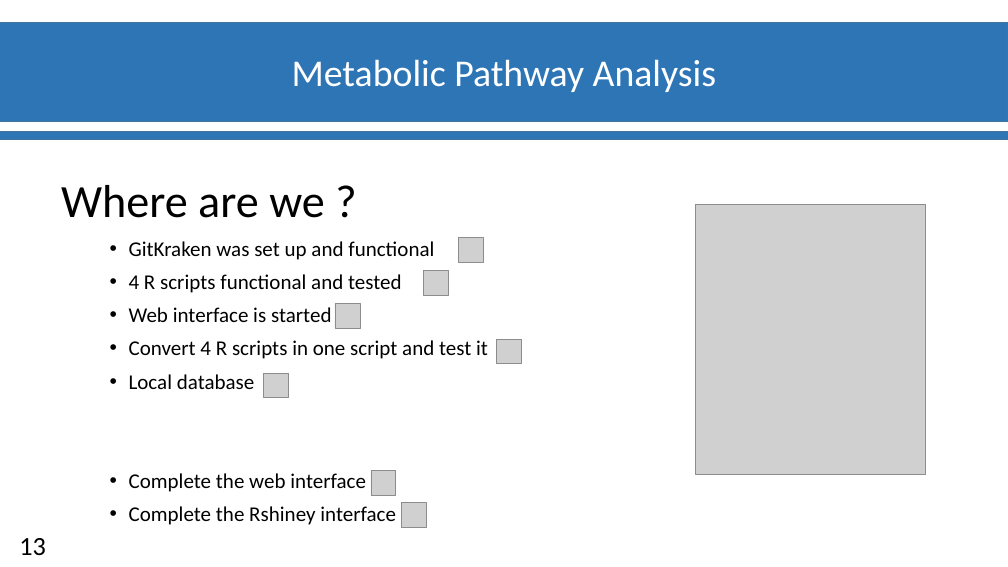
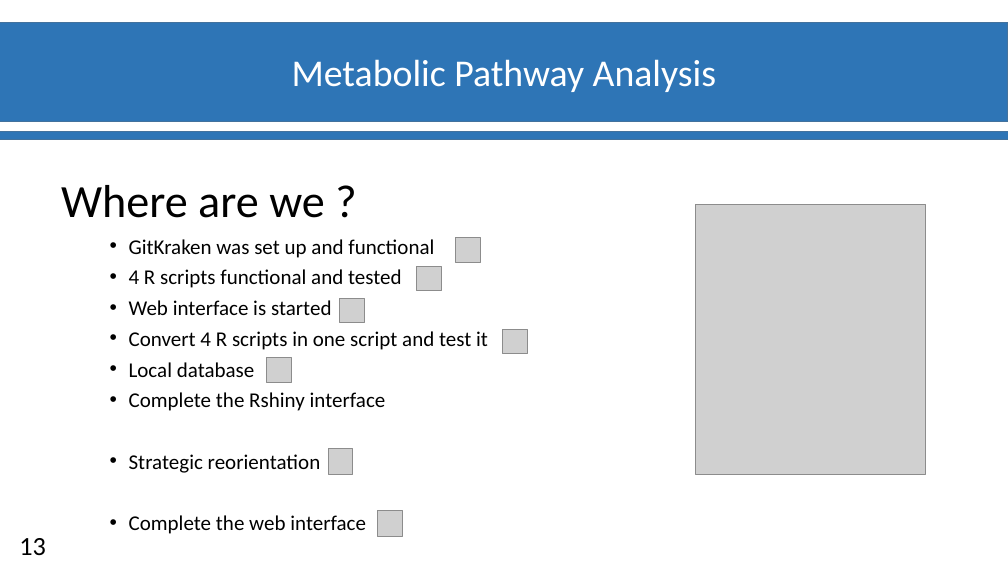
Before and after one commit to materrien/Projet-INSERM, a slide deck: slide 14 of Slides/Diapos_Suivit_projet.pptx. Drawn at 1008x567 pixels with LibreOffice and Linux fonts; fonts in the diff are those of the drawing; grey boxes stand for pictures; background and template pictures are left out. Boxes give left, top, right and bottom in pixels: in the first picture for what was removed or moved away, otherwise in the second. Text is boxed around its words. In the diff, an @@ line names an element or a change of style, - is before the commit and + after.

```diff
--- a/Slides/Diapos_Suivit_projet.pptx
+++ b/Slides/Diapos_Suivit_projet.pptx
@@ text at box(129, 239, 488, 534): line spacing 0.9 to 0.8 @@
@@ picture: place and size @@
-picture at box(423, 271, 448, 295)
+picture at box(417, 267, 442, 291)
@@ picture: place and size @@
-picture at box(335, 304, 360, 328)
+picture at box(340, 299, 364, 323)
@@ picture: place and size @@
-picture at box(264, 374, 289, 398)
+picture at box(266, 358, 291, 382)
@@ picture: place and size @@
-picture at box(497, 340, 522, 364)
+picture at box(502, 330, 527, 354)
@@ text at box(129, 392, 386, 473): paragraphs added @@
+• Complete the Rshiny interface
+• Strategic reorientation
@@ picture: place and size @@
-picture at box(371, 470, 396, 496)
+picture at box(328, 448, 353, 474)
@@ text at box(129, 506, 396, 525): paragraph removed @@
-• Complete the Rshiney interface
@@ picture: place and size @@
-picture at box(402, 502, 426, 528)
+picture at box(378, 510, 403, 536)
```
Also in this commit, not shown: 4 other slides changed.
